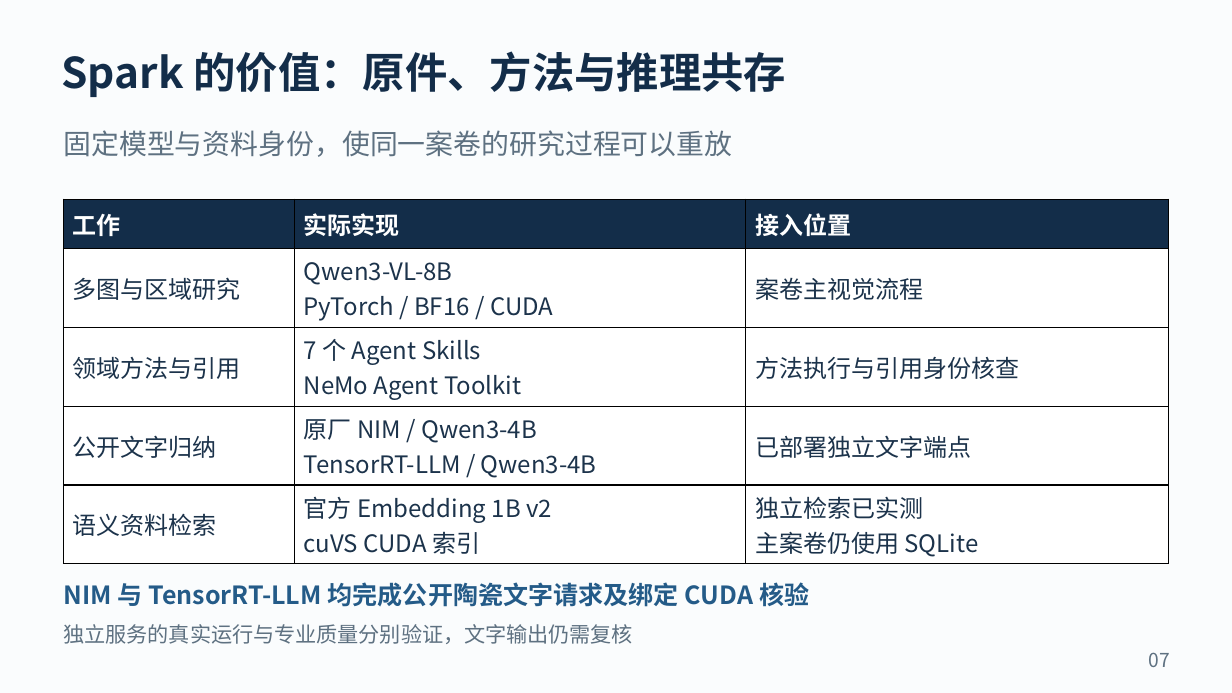
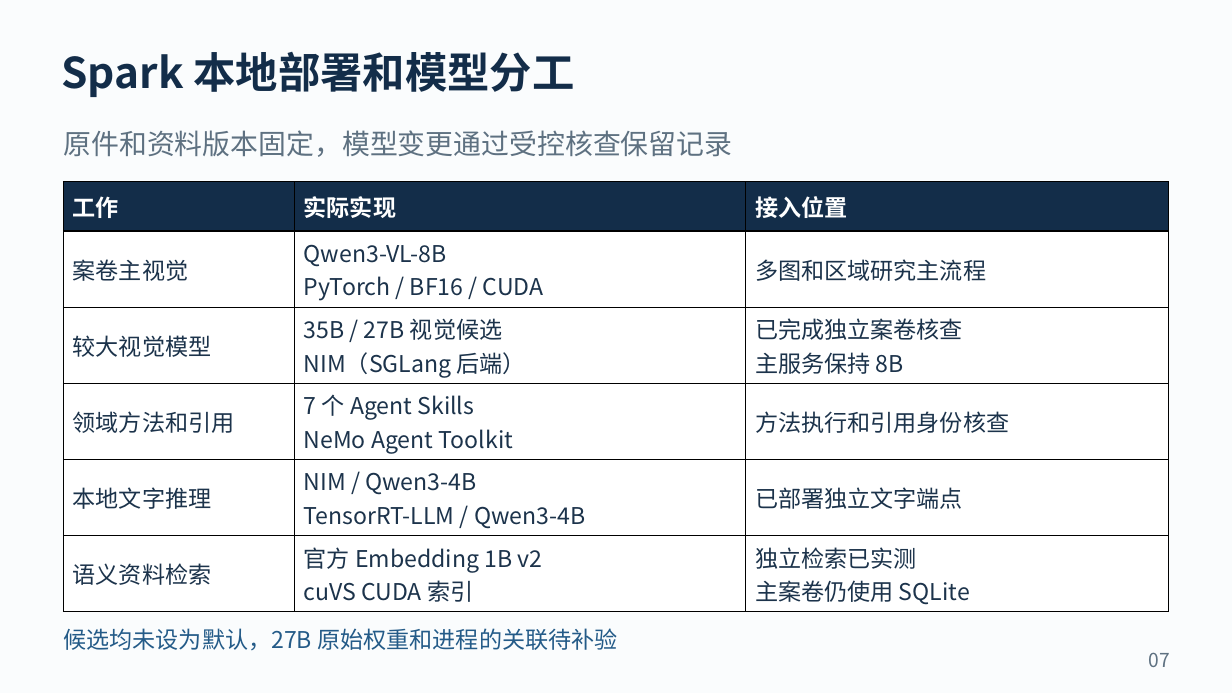
Before and after one commit to dingyucanada/cizheng-agent-skills, a slide deck: slide 7 of site/assets/cizheng-pitch-v07.pptx. Drawn at 1232x693 pixels with LibreOffice and Linux fonts; fonts in the diff are those of the drawing. Boxes give left, top, right and bottom in pixels: in the first picture for what was removed or moved away, otherwise in the second. Text is boxed around its words. In the diff, an @@ line names an element or a change of style, - is before the commit and + after.

Commit message:
完善中文路演和当前模型部署说明

```diff
--- a/site/assets/cizheng-pitch-v07.pptx
+++ b/site/assets/cizheng-pitch-v07.pptx
@@ text at (62, 52, 574, 97): text changed @@
-Spark 的价值：原件、方法与推理共存
+Spark 本地部署和模型分工
@@ text at (64, 130, 733, 157): text changed @@
-固定模型与资料身份，使同一案卷的研究过程可以重放
+原件和资料版本固定，模型变更通过受控核查保留记录
@@ table at (64, 182, 1169, 609) @@
-row 2: 多图与区域研究 | Qwen3-VL-8B / PyTorch / BF16 / CUDA | 案卷主视觉流程
-row 3: 领域方法与引用 | 7 个 Agent Skills / NeMo Agent Toolkit | 方法执行与引用身份核查
-row 4: 公开文字归纳 | 原厂 NIM / Qwen3-4B / TensorRT-LLM / Qwen3-4B | 已部署独立文字端点
+row 2: 案卷主视觉 | Qwen3-VL-8B / PyTorch / BF16 / CUDA | 多图和区域研究主流程
+row 3: 较大视觉模型 | 35B / 27B 视觉候选 / NIM（SGLang 后端） | 已完成独立案卷核查 / 主服务保持 8B
+row 4: 领域方法和引用 | 7 个 Agent Skills / NeMo Agent Toolkit | 方法执行和引用身份核查
+row 5: 本地文字推理 | NIM / Qwen3-4B / TensorRT-LLM / Qwen3-4B | 已部署独立文字端点
@@ table: place and size @@
-table at (64, 200, 1169, 561)
+table at (64, 182, 1169, 609)
@@ text removed at (64, 582, 809, 607) @@
-NIM 与 TensorRT-LLM 均完成公开陶瓷文字请求及绑定 CUDA 核验
@@ text removed at (63, 624, 633, 644) @@
-独立服务的真实运行与专业质量分别验证，文字输出仍需复核
@@ text added at (63, 628, 617, 651), 18 pt, text #245B88 @@
+候选均未设为默认，27B 原始权重和进程的关联待补验
```
Also in this commit, not shown: 11 other slides changed, 1 slide added, 26 other files.
